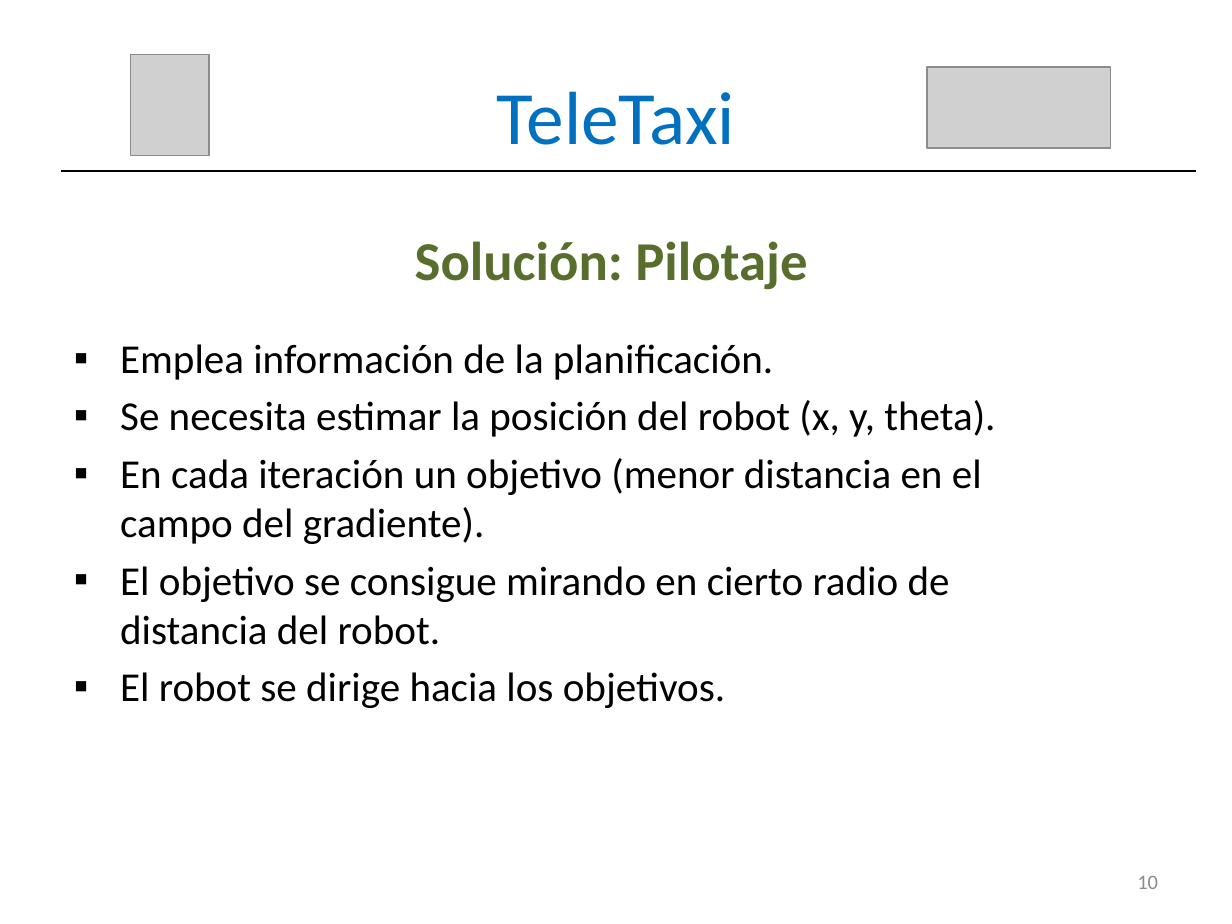
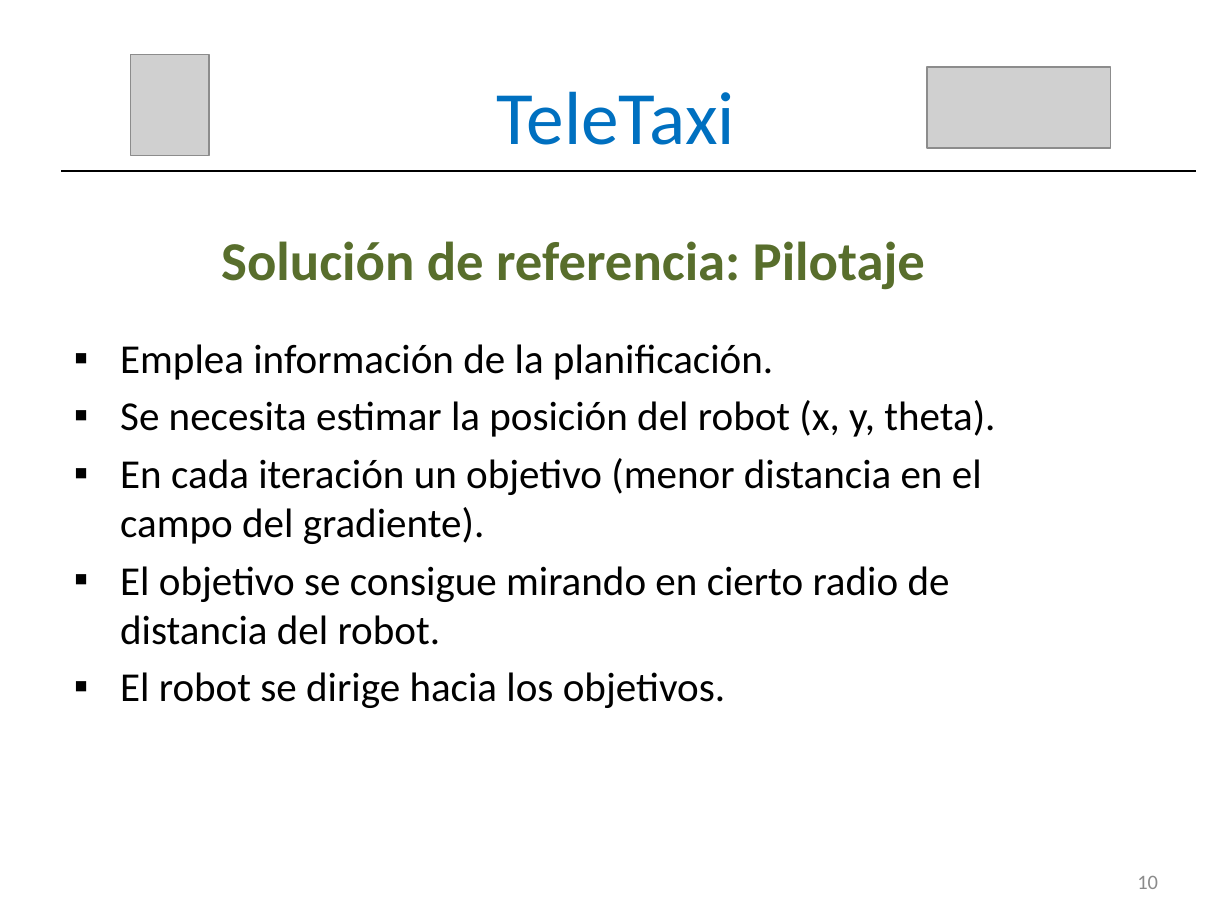
Before and after one commit to RoboticsLabURJC/2016-tfg-vanessa-fernandez, a slide deck: slide 11 of MEMORIA/Presentación.pptx. Drawn at 1232x924 pixels with LibreOffice and Linux fonts; fonts in the diff are those of the drawing; grey boxes stand for pictures. Boxes give left, top, right and bottom in pixels: in the first picture for what was removed or moved away, otherwise in the second. Text is boxed around its words. In the diff, an @@ line names an element or a change of style, - is before the commit and + after.

```diff
--- a/MEMORIA/Presentación.pptx
+++ b/MEMORIA/Presentación.pptx
@@ text at box(221, 241, 925, 290): text changed @@
-Solución: Pilotaje
+Solución de referencia: Pilotaje
```
Also in this commit, not shown: 12 other slides changed.
